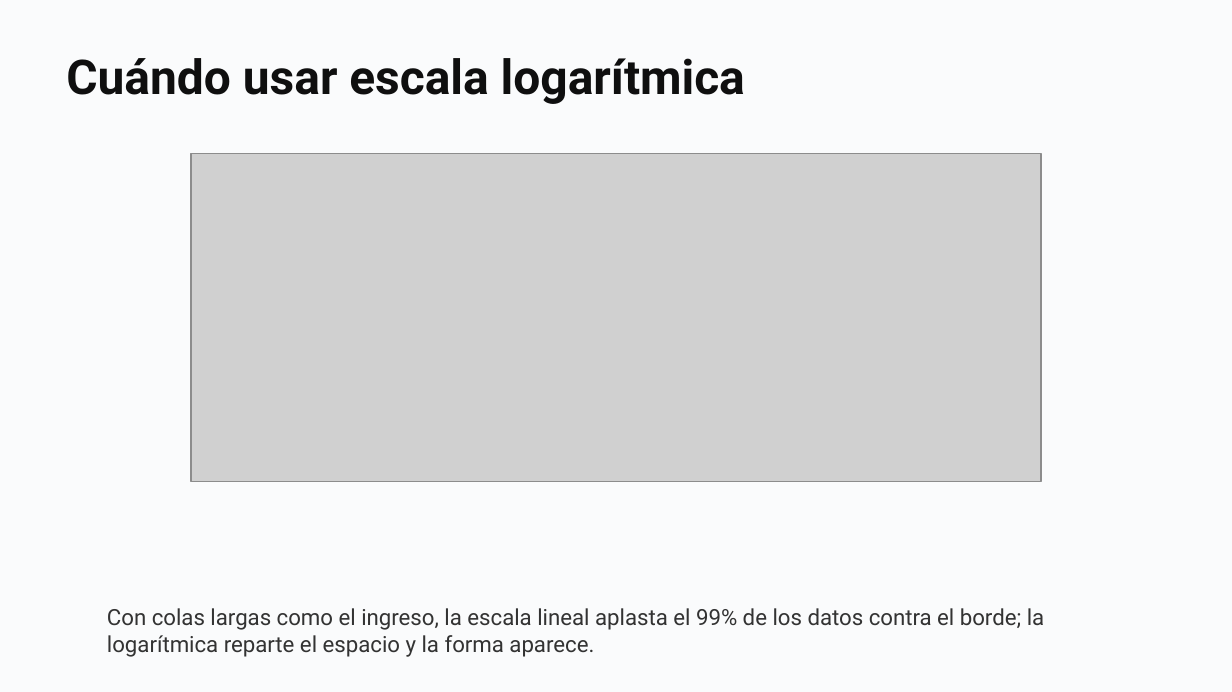
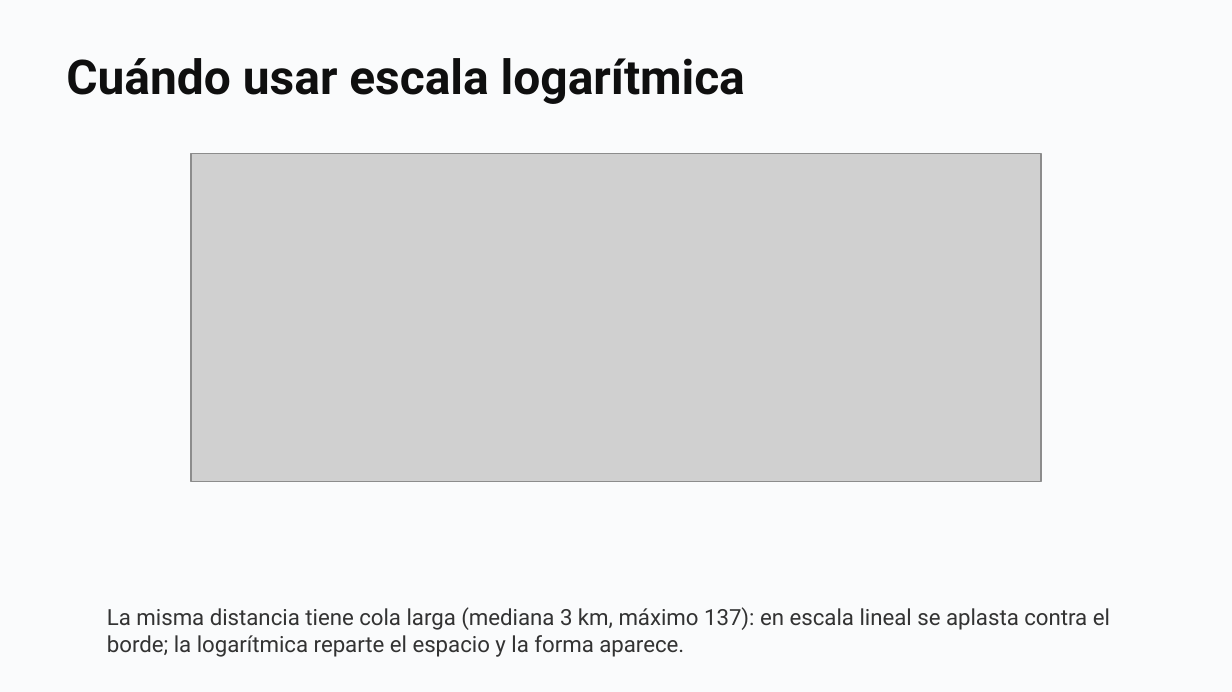
Before and after one commit to daniopitz/diplomado-cdd, a slide deck: slide 41 of presentaciones/clase03_eda_bivariado.pptx. Drawn at 1232x692 pixels with LibreOffice and Linux fonts; fonts in the diff are those of the drawing; grey boxes stand for pictures. Boxes give left, top, right and bottom in pixels: in the first picture for what was removed or moved away, otherwise in the second. Text is boxed around its words. In the diff, an @@ line names an element or a change of style, - is before the commit and + after.

```diff
--- a/presentaciones/clase03_eda_bivariado.pptx
+++ b/presentaciones/clase03_eda_bivariado.pptx
@@ text at bbox=[107, 607, 1110, 657]: text changed @@
-Con colas largas como el ingreso, la escala lineal aplasta el 99% de los datos contra el borde; la logarítmica reparte el espacio y la forma aparece.
+La misma distancia tiene cola larga (mediana 3 km, máximo 137): en escala lineal se aplasta contra el borde; la logarítmica reparte el espacio y la forma aparece.
```
Also in this commit, not shown: 3 other files.
